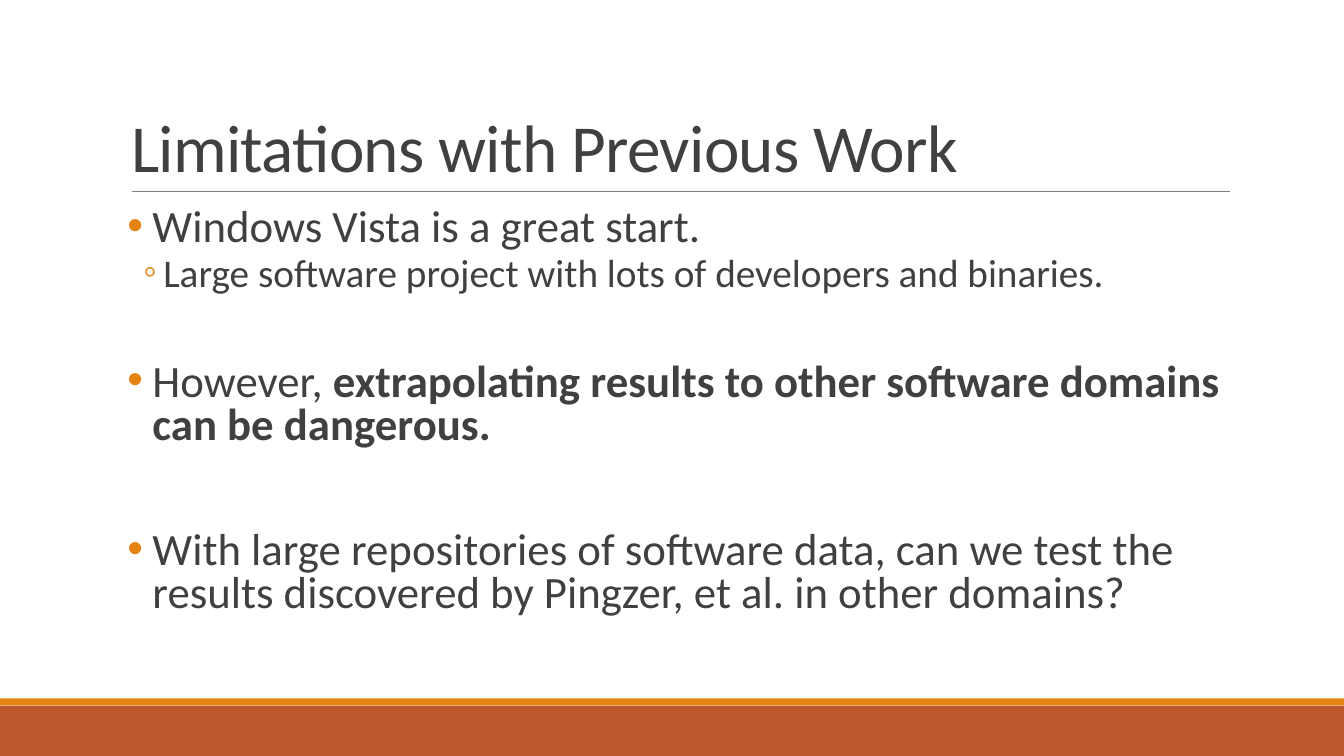
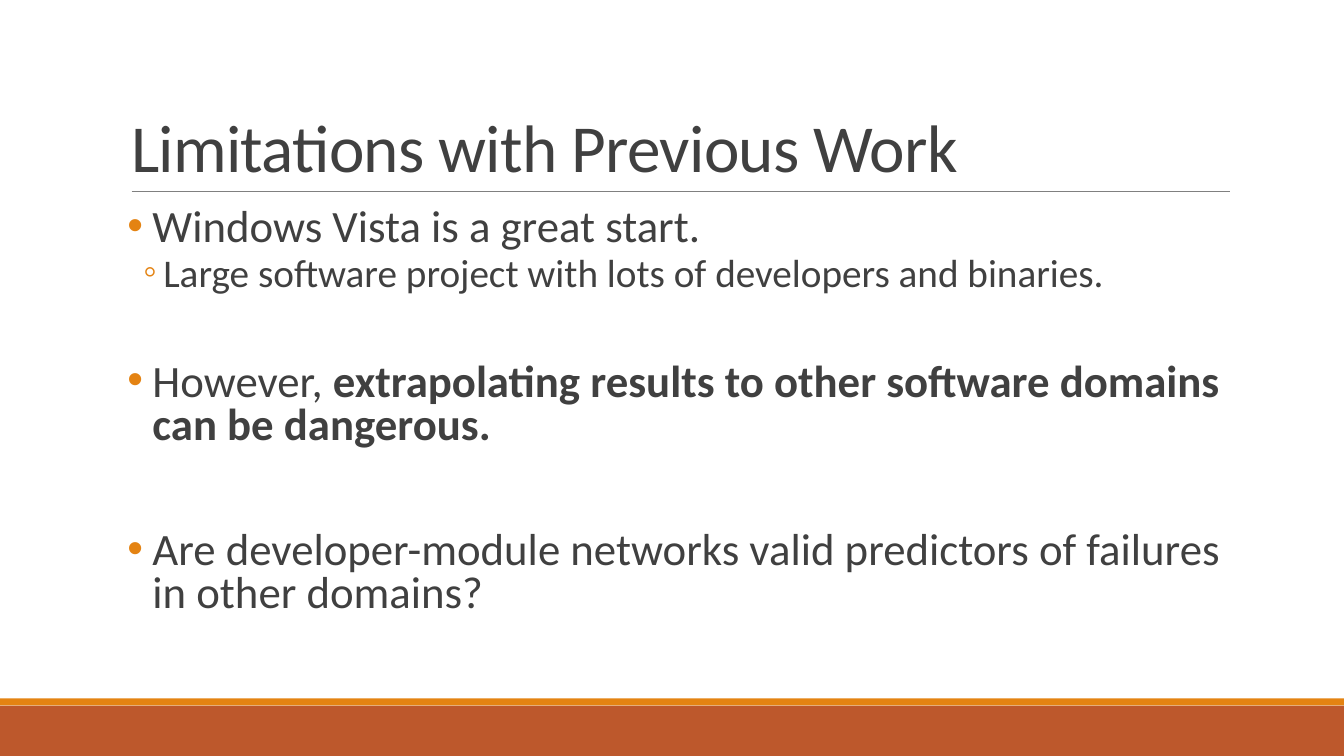
Before and after one commit to bmuscede/NetworkMine, a slide deck: slide 5 of Final-Presentation/Presentation.pptx. Drawn at 1344x756 pixels with LibreOffice and Linux fonts; fonts in the diff are those of the drawing. Boxes give left, top, right and bottom in pixels: in the first picture for what was removed or moved away, otherwise in the second. Text is boxed around its words. In the diff, an @@ line names an element or a change of style, - is before the commit and + after.

```diff
--- a/Final-Presentation/Presentation.pptx
+++ b/Final-Presentation/Presentation.pptx
@@ text at [152, 534, 1219, 609]: text changed @@
-• With large repositories of software data, can we test the results discovered by Pingzer, et al. in other domains?
+• Are developer-module networks valid predictors of failures in other domains?
```
Also in this commit, not shown: 2 other slides changed, 3 slides added, 3 other files.
